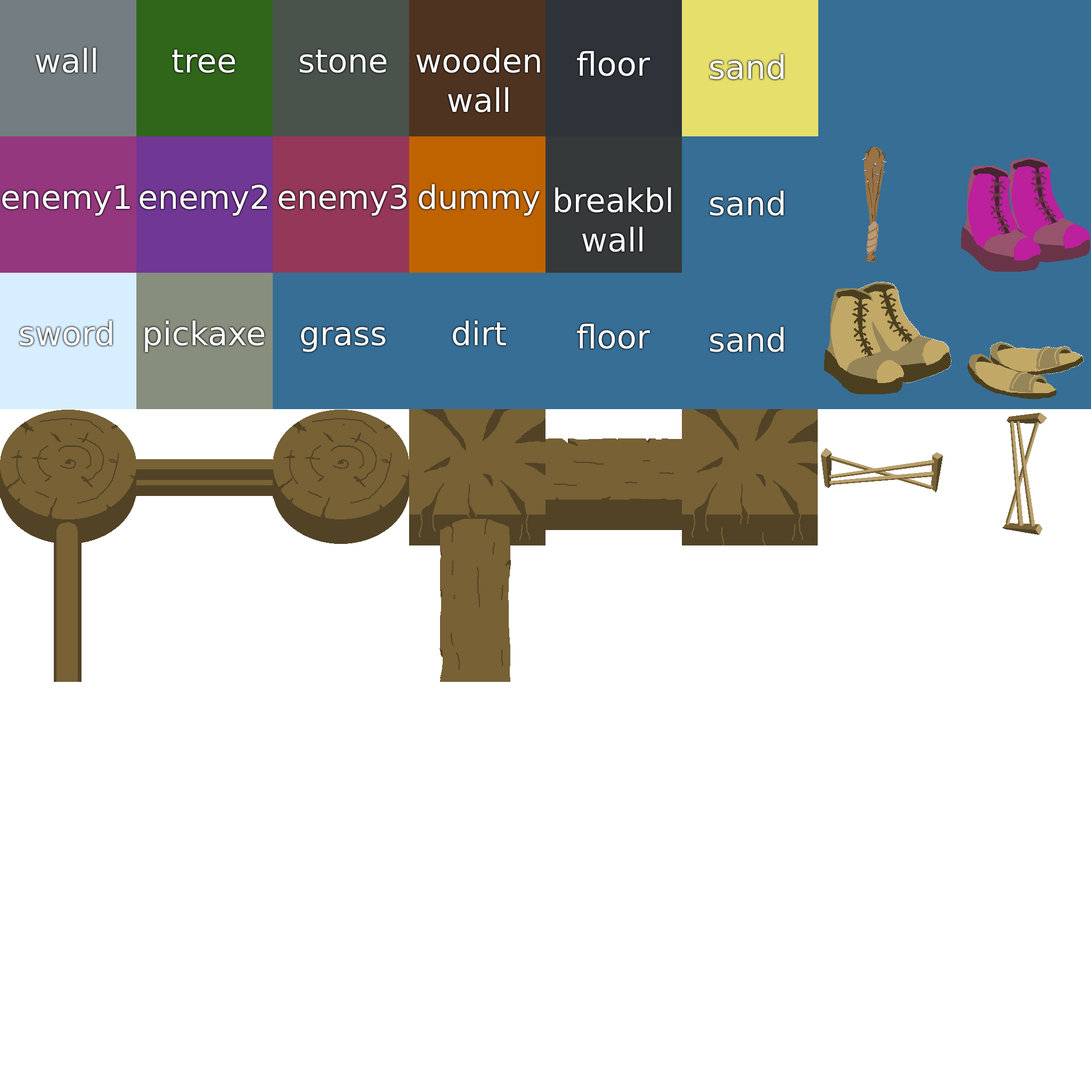
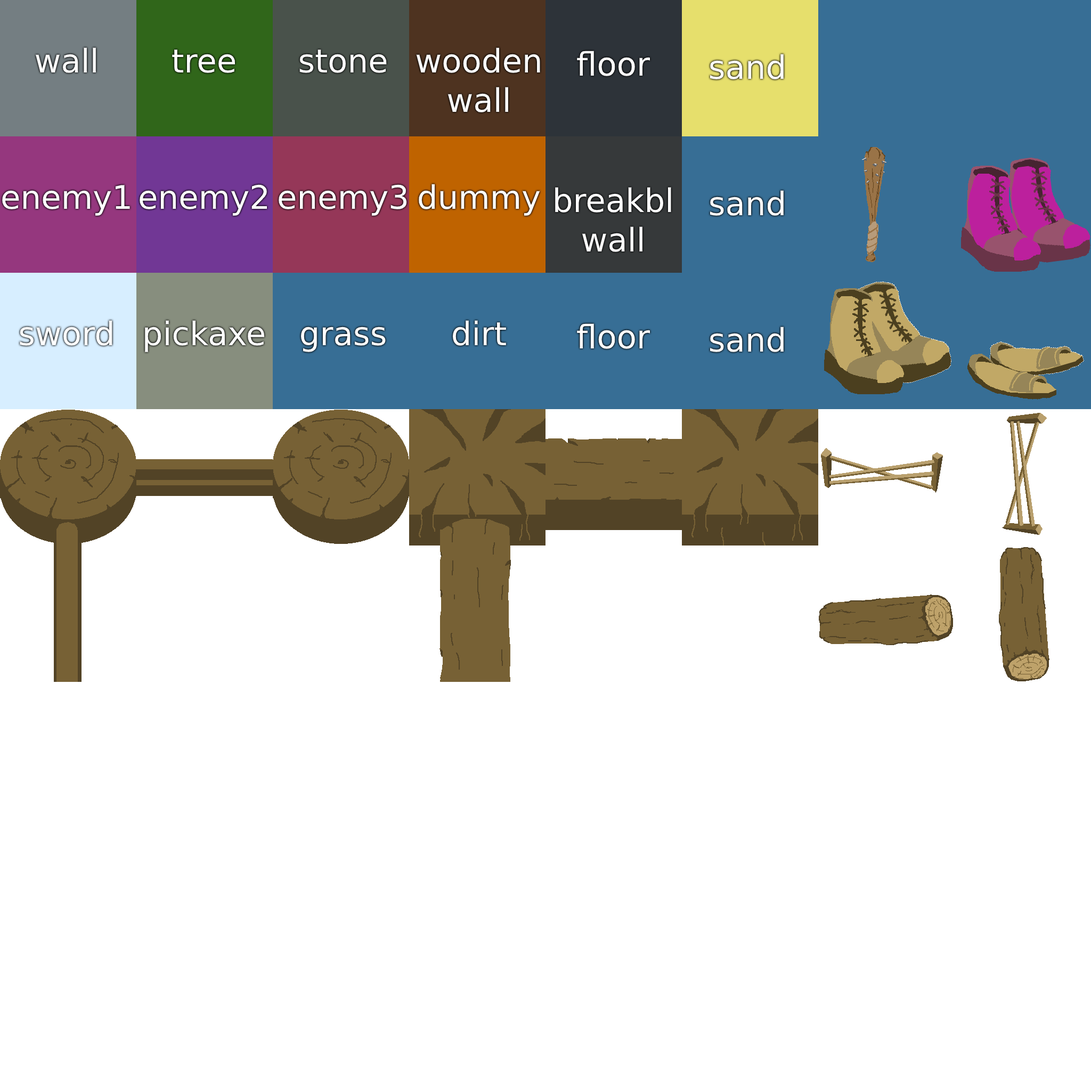
Layer changes from the first 1091 x 1091 image to the second:
added layer "Layer 10" above "Layer 9" over [819, 547, 1050, 682]
painted on "Layer 6" over [818, 409, 819, 546]
